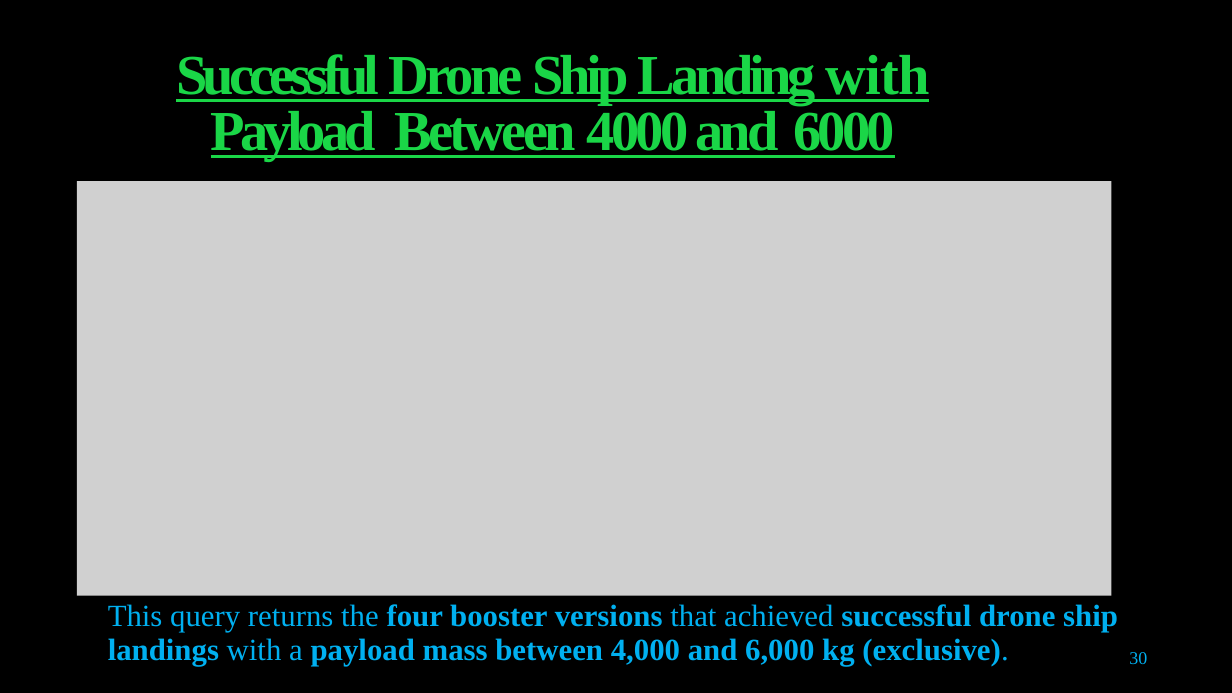
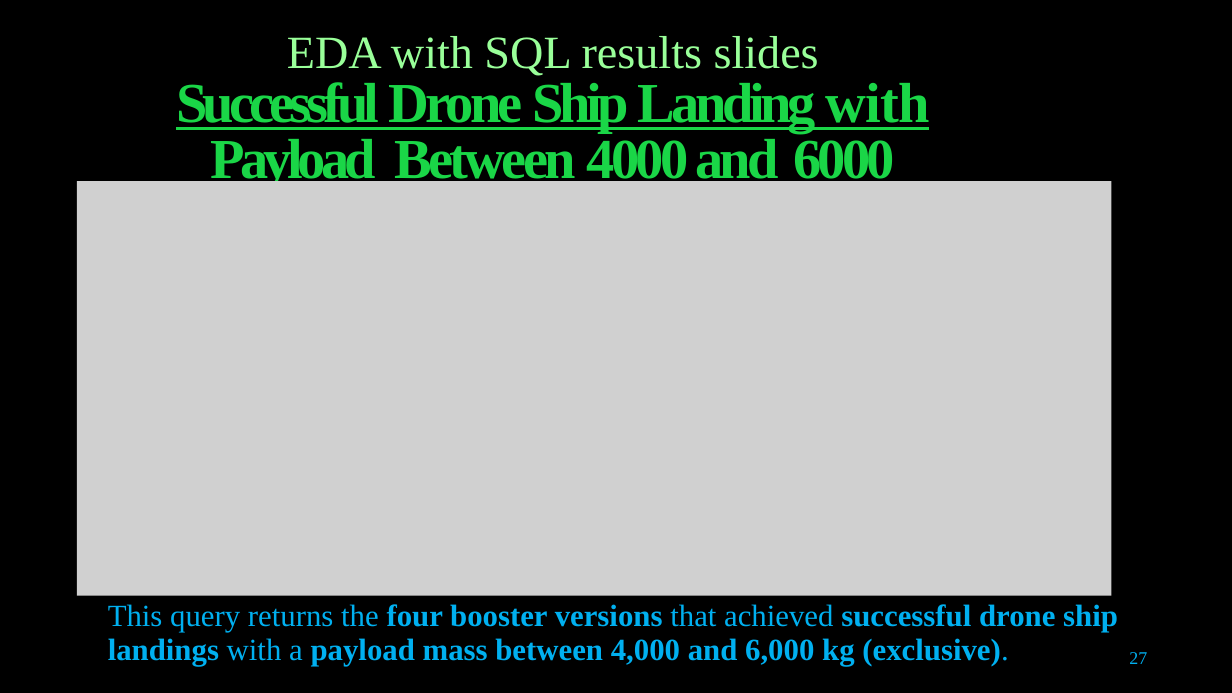
Before and after one commit to thayhiepth/Applied_Data_Science_Capstone, a slide deck: slide 27 of Data Science Capstone Project.pptx (slide 30 before the commit). Drawn at 1232x693 pixels with LibreOffice and Linux fonts; fonts in the diff are those of the drawing; grey boxes stand for pictures. Boxes give left, top, right and bottom in pixels: in the first picture for what was removed or moved away, otherwise in the second. Text is boxed around its words. In the diff, an @@ line names an element or a change of style, - is before the commit and + after.

```diff
--- a/Data Science Capstone Project.pptx
+++ b/Data Science Capstone Project.pptx
@@ title at [176, 36, 930, 190]: text changed @@
-Successful Drone Ship Landing with Payload Between 4000 and 6000
+EDA with SQL results slides
+Successful Drone Ship Landing with Payload Between 4000 and 6000
@@ page number at [1129, 652, 1147, 664]: text changed @@
-30
+27
```
Also in this commit, not shown: 36 other slides changed, 3 slides added, 4 slides removed, 1 other file.
